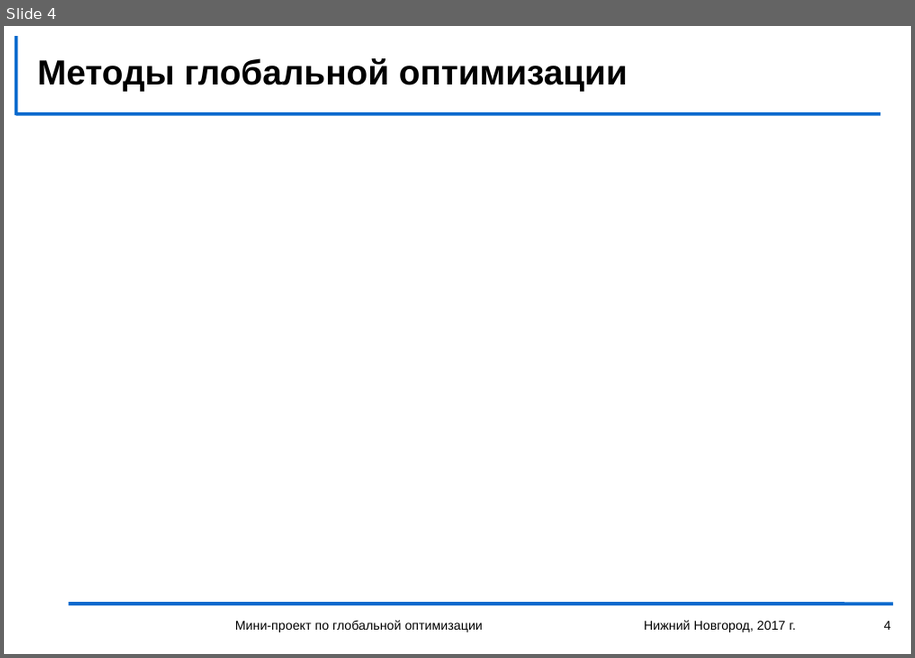
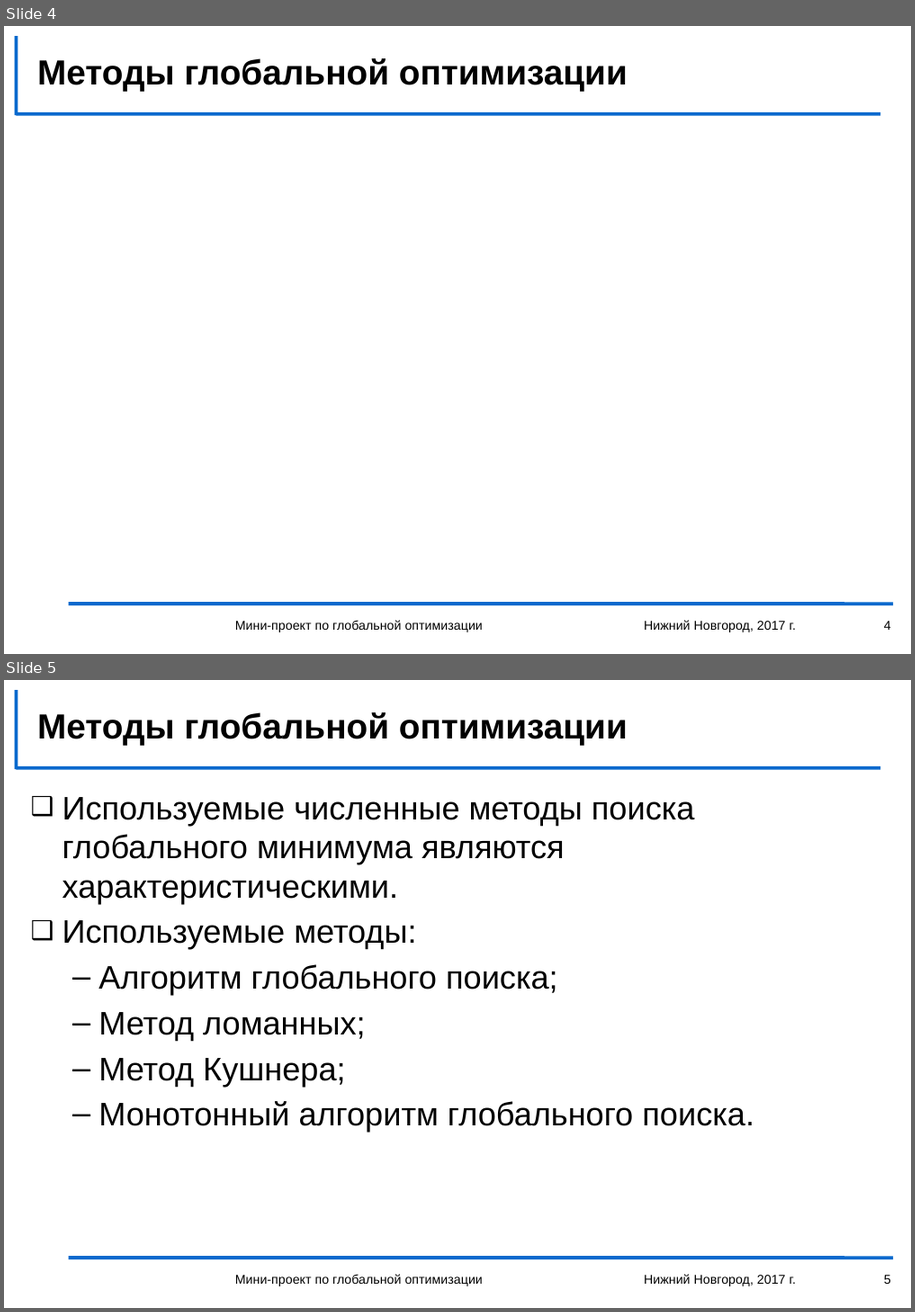
Before and after one commit to Death-Boy-Dmi/ITLabSearchForAGlobalMinimum, a slide deck: storage structure.pptx. Shown one above the other, each under a label of ours: slide 4 before the commit, slides 4 and 5 after it. The pictures are 915x658 and 915x1312 pixels, drawn with LibreOffice and Linux fonts; fonts in the diff are those of the drawing; background and template pictures are left out. Boxes give left, top, right and bottom in pixels: in the first picture for what was removed or moved away, otherwise in the second. Text is boxed around its words. In the diff, an @@ line names an element or a change of style, - is before the commit and + after.

Commit message:
Добавлен общий слайд с методами и скрин 1

```diff
--- a/storage structure.pptx
+++ b/storage structure.pptx
@@ slide 5 added at <box>4,680,911,1308</box>, background #FFFFFF; not listed: 3 template elements that a slide beside it also shows @@
@@ title added at <box>37,712,628,745</box>, 30 pt, text #000000, bold @@
+Методы глобальной оптимизации
@@ text added at <box>62,797,755,1132</box>, 28 pt, text #000000 @@
+❑ Используемые численные методы поиска глобального минимума являются характеристическими.
+❑ Используемые методы:
+  – Алгоритм глобального поиска;
+  – Метод ломанных;
+  – Метод Кушнера;
+  – Монотонный алгоритм глобального поиска.
@@ text added at <box>235,1274,483,1287</box>, 11 pt, text #000000 @@
+Мини-проект по глобальной оптимизации
@@ text added at <box>644,1274,796,1287</box>, 11 pt, text #000000 @@
+Нижний Новгород, 2017 г.
@@ page number added at <box>884,1275,891,1284</box>, 11 pt, text #000000 @@
+5
```
Also in this commit, not shown: 1 other file.
